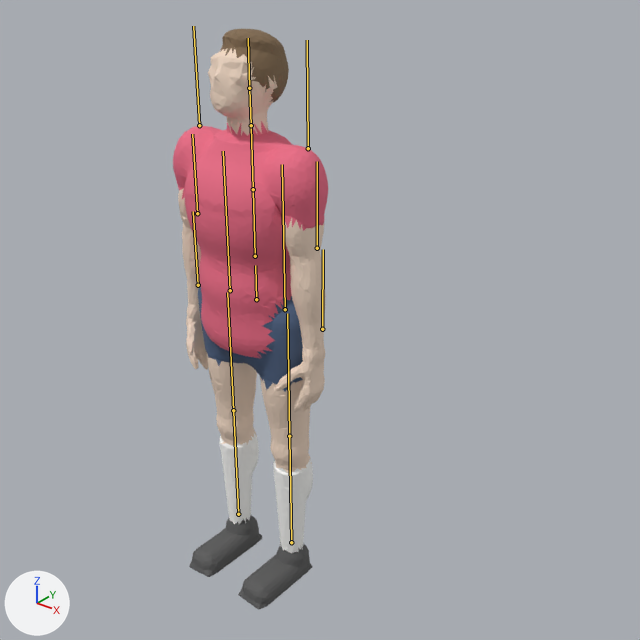
One commit to the glTF model arena-fc/Data/models/soccer_player.glb: the scene before it, then after it.
Before and after are seen from a 50 mm camera at (1.663, -1.777, 2.099) aimed at (0.162, 0.101, 0.935). Every picture has the same lights, and +X, +Y and +Z are marked at lower left. The picture after the commit comes second. The bones that change, and the others that lie on the model, are drawn over the model as lines.

In view in the first picture: 'arena_soccer_mesh'.
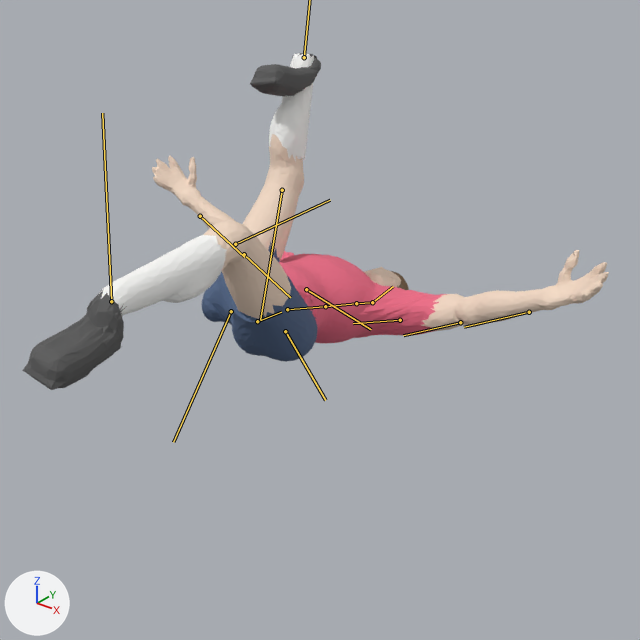
The newer file adds an action. The first version stands in its rest pose; the second is drawn at frame 9 of the action 'soccer_bicycle_kick'.

Edits to the bpy script that builds the scene:
```text
Change bone_hips:
    where bone_hips = bpy.data.objects['Armature'].pose.bones['Hips']
    bone_hips.location: (0.0, 0.0, 0.0) -> (0.0, -0.072, 0.0)
    bone_hips.rotation_quaternion: (1.0, 0.0, 0.0, 0.0) -> (0.674, -0.738, 0.0, 0.0)  # degrees (0, 0, 0) -> degrees (-95, 0, 0)
Change bone_spine:
    where bone_spine = bpy.data.objects['Armature'].pose.bones['Spine']  # child of 'Hips'
    bone_spine.rotation_quaternion: (1.0, 0.0, 0.0, 0.0) -> (0.995, -0.102, 0.0, 0.0)  # degrees (0, 0, 0) -> degrees (-12, 0, 0)
Change bone_head:
    where bone_head = bpy.data.objects['Armature'].pose.bones['Head']  # child of 'Neck'
    bone_head.rotation_quaternion: (1.0, 0.0, 0.0, 0.0) -> (0.976, 0.217, 0.0, 0.0)  # degrees (0, 0, 0) -> degrees (25, 0, 0)
Change bone_lupperarm:
    where bone_lupperarm = bpy.data.objects['Armature'].pose.bones['LUpperArm']  # child of 'Chest'
    bone_lupperarm.rotation_quaternion: (1.0, 0.0, 0.0, 0.0) -> (0.797, -0.315, -0.19, -0.479)  # degrees (0, 0, 0) -> degrees (-24, -37, -54)
Change bone_lforearm:
    where bone_lforearm = bpy.data.objects['Armature'].pose.bones['LForearm']  # child of 'LUpperArm'
    bone_lforearm.rotation_quaternion: (1.0, 0.0, 0.0, 0.0) -> (0.994, -0.104, 0.01, -0.014)  # degrees (0, 0, 0) -> degrees (-12, 1, -2)
Change bone_rupperarm:
    where bone_rupperarm = bpy.data.objects['Armature'].pose.bones['RUpperArm']  # child of 'Chest'
    bone_rupperarm.rotation_quaternion: (1.0, 0.0, 0.0, 0.0) -> (0.797, -0.315, 0.19, 0.479)  # degrees (0, 0, 0) -> degrees (-24, 37, 54)
Change bone_rforearm:
    where bone_rforearm = bpy.data.objects['Armature'].pose.bones['RForearm']  # child of 'RUpperArm'
    bone_rforearm.rotation_quaternion: (1.0, 0.0, 0.0, 0.0) -> (0.994, -0.104, -0.01, 0.014)  # degrees (0, 0, 0) -> degrees (-12, -1, 2)
Change bone_lthigh:
    where bone_lthigh = bpy.data.objects['Armature'].pose.bones['LThigh']  # child of 'Hips'
    bone_lthigh.rotation_quaternion: (1.0, 0.0, 0.0, 0.0) -> (0.426, -0.898, -0.037, -0.017)  # degrees (0, 0, 0) -> degrees (-129, -4, 3)
Change bone_lshin:
    where bone_lshin = bpy.data.objects['Armature'].pose.bones['LShin']  # child of 'LThigh'
    bone_lshin.rotation_quaternion: (1.0, 0.0, 0.0, 0.0) -> (0.981, 0.184, -0.002, -0.011)  # degrees (0, 0, 0) -> degrees (21, 0, -1)
Change bone_lfoot:
    where bone_lfoot = bpy.data.objects['Armature'].pose.bones['LFoot']  # child of 'LShin'
    bone_lfoot.rotation_quaternion: (1.0, 0.0, 0.0, 0.0) -> (-0.055, 0.984, 0.0, 0.0)  # degrees (0, 0, 0) -> degrees (-174, 0, 0)
Change bone_rthigh:
    where bone_rthigh = bpy.data.objects['Armature'].pose.bones['RThigh']  # child of 'Hips'
    bone_rthigh.rotation_quaternion: (1.0, 0.0, 0.0, 0.0) -> (0.9, -0.431, 0.018, 0.037)  # degrees (0, 0, 0) -> degrees (-51, 4, 3)
Change bone_rshin:
    where bone_rshin = bpy.data.objects['Armature'].pose.bones['RShin']  # child of 'RThigh'
    bone_rshin.rotation_quaternion: (1.0, 0.0, 0.0, 0.0) -> (0.879, 0.476, 0.006, 0.01)  # degrees (0, 0, 0) -> degrees (57, 0, 1)
Change bone_rfoot:
    where bone_rfoot = bpy.data.objects['Armature'].pose.bones['RFoot']  # child of 'RShin'
    bone_rfoot.rotation_quaternion: (1.0, 0.0, 0.0, 0.0) -> (0.709, 0.704, 0.0, 0.0)  # degrees (0, 0, 0) -> degrees (90, 0, 0)
```

Boxes [x1, y1, x2, y2] around the edits, measured in the pictures (640 x 640 px):
'arena_soccer_mesh', posed (276% wider, 42% shorter): before [173, 29, 328, 610]; after [23, 53, 609, 390]
bone 'Hips', root to tip: before (256, 299) to (255, 265); after (257, 321) to (281, 312)
bone 'Spine', root to tip: before (255, 256) to (253, 189); after (287, 309) to (325, 306)
bone 'Head', root to tip: before (249, 88) to (248, 38); after (372, 302) to (393, 286)
bone 'LUpperArm', root to tip: before (199, 125) to (193, 26); after (306, 289) to (371, 329)
bone 'LForearm', root to tip: before (197, 213) to (192, 134); after (244, 254) to (290, 297)
bone 'RUpperArm', root to tip: before (308, 148) to (307, 40); after (400, 320) to (353, 323)
bone 'RForearm', root to tip: before (317, 248) to (317, 161); after (460, 322) to (403, 335)
bone 'LThigh', root to tip: before (230, 290) to (223, 151); after (231, 311) to (173, 442)
bone 'LShin', root to tip: before (233, 410) to (227, 292); after (282, 190) to (260, 319)
bone 'RThigh', root to tip: before (285, 309) to (282, 164); after (285, 331) to (325, 400)
bone 'RShin', root to tip: before (289, 436) to (287, 313); after (235, 244) to (330, 200)
bone 'RFoot', root to tip: before (291, 542) to (289, 436); after (111, 301) to (102, 113)
